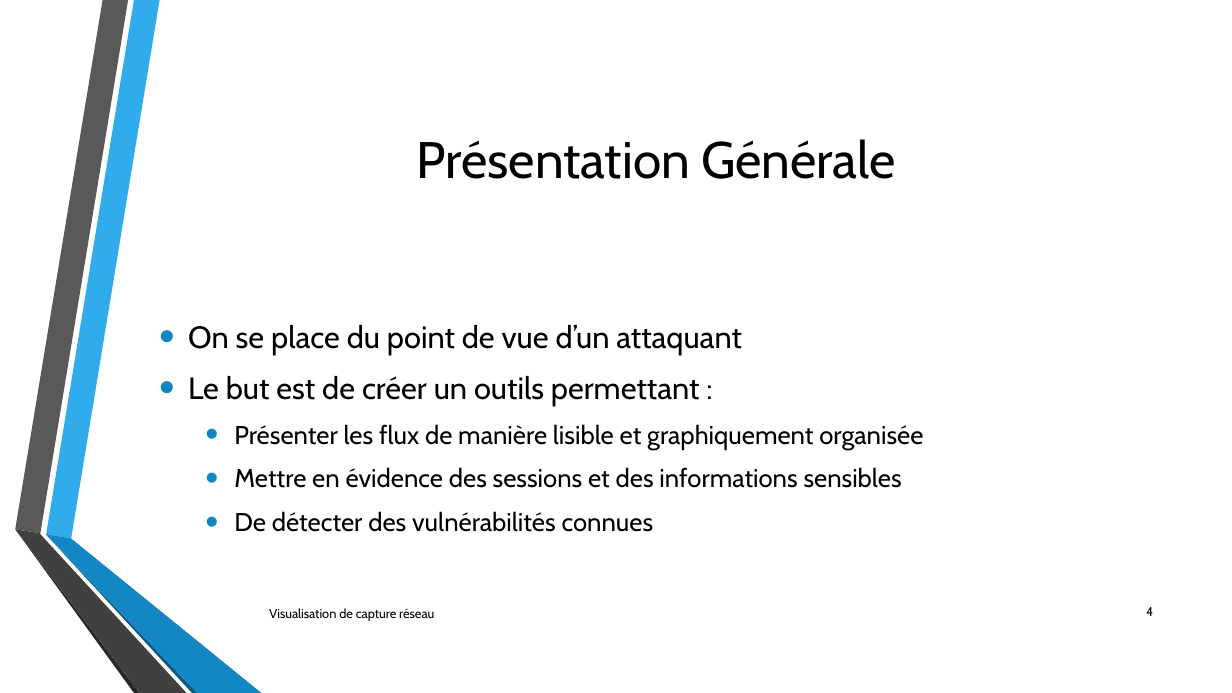
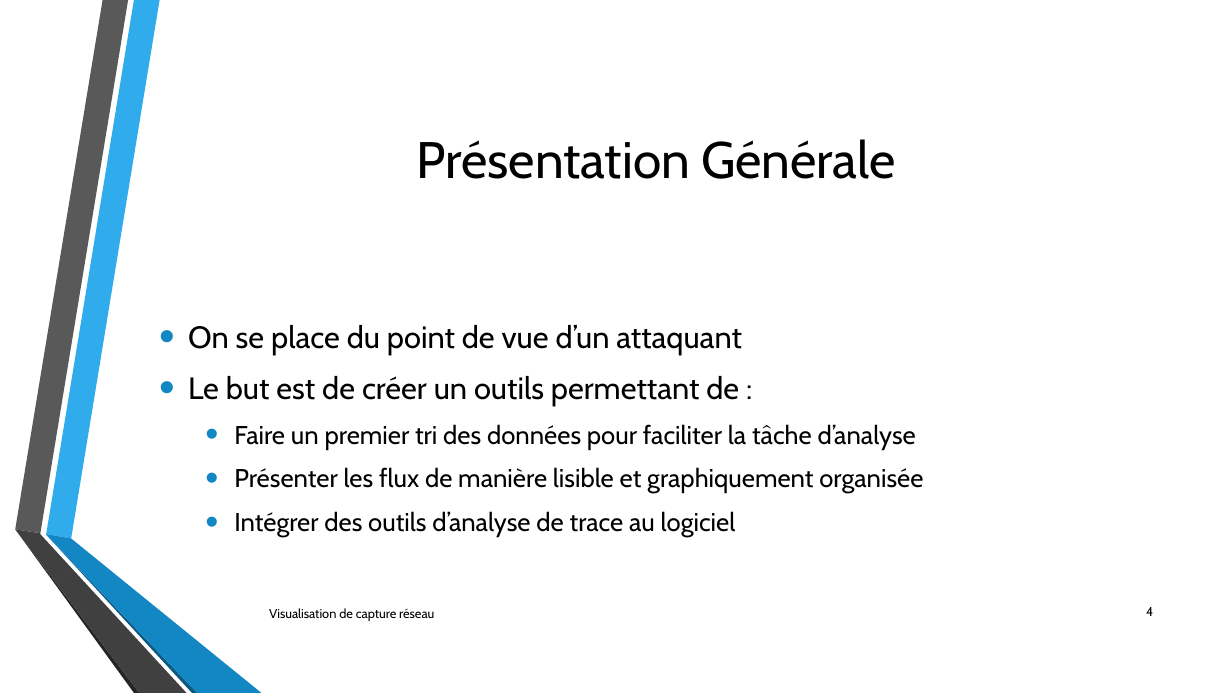
Before and after one commit to lechinoix/Pcap-visualization-project, a slide deck: slide 4 of Présentation de mi-projet/Outils de visualisation de capture réseau.pptx. Drawn at 1232x693 pixels with LibreOffice and Linux fonts; fonts in the diff are those of the drawing; background and template pictures are left out. Boxes give left, top, right and bottom in pixels: in the first picture for what was removed or moved away, otherwise in the second. Text is boxed around its words. In the diff, an @@ line names an element or a change of style, - is before the commit and + after.

```diff
--- a/Présentation de mi-projet/Outils de visualisation de capture réseau.pptx
+++ b/Présentation de mi-projet/Outils de visualisation de capture réseau.pptx
@@ text at (x1=188, y1=376, x2=916, y2=449): text changed; size 24 to 20 pt @@
-• Le but est de créer un outils permettant :
+• Le but est de créer un outils permettant de :
+  • Faire un premier tri des données pour faciliter la tâche d’analyse
@@ text at (x1=234, y1=511, x2=736, y2=537): text changed @@
-  • Mettre en évidence des sessions et des informations sensibles
-  • De détecter des vulnérabilités connues
+  • Intégrer des outils d’analyse de trace au logiciel
```
Also in this commit, not shown: 4 other slides changed, 5 slides added, 2 slides removed, 9 other files.
